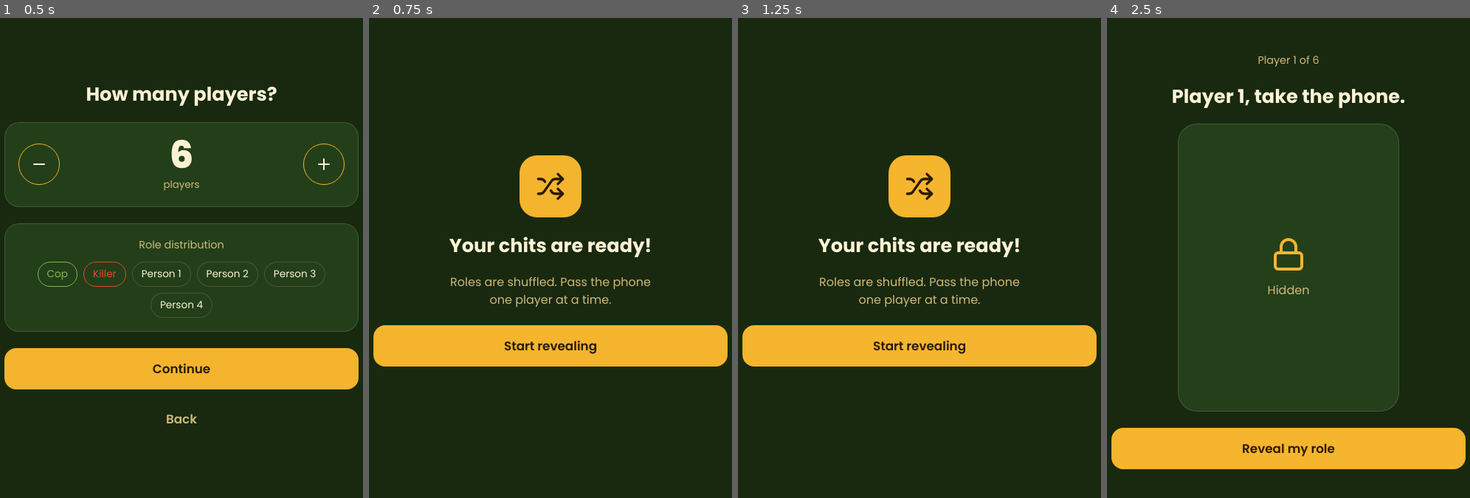
Above: before the commit, frames 1-4 (left to right).
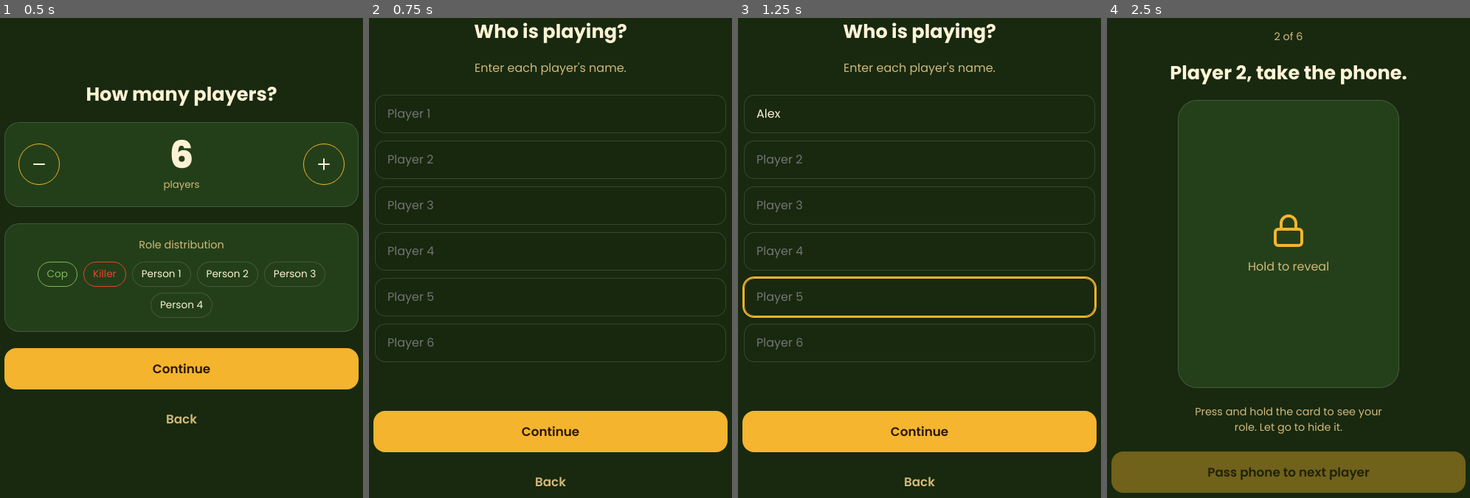
Above: after the commit, the same moments.

Repository: kumari01/cop-killer-game
Game: browser game, page index.html
The game is run twice, just before and just after one commit, with the same random seed, the same clock (stepped at 60 frames per second) and the same inputs.
Inputs (mouse positions are in pixels of both pictures, inside the frame that each line leads up to; where the layout moved, square brackets give the same spot in the first picture):
- Up to frame 1 (0.5 s): click "Start game" at 0.27 s
- Up to frame 2 (0.75 s): click "Continue" at 0.52 s
- Up to frame 3 (1.25 s): click (919, 114) at 0.77 s; type "Alex" at 0.77 s; click (919, 306) [919, 190] at 1.07 s; tap Space at 1.1 s
- Up to frame 4 (2.5 s): click (1288, 430) at 1.27 s, where only the run after the commit has a clickable "Continue"; tap Space at 1.6, 2.1 s; click (1281, 181) at 1.67 s; click "Start revealing" at 1.77 s; click (1288, 248) at 1.87 s; click (1288, 243) at 2.02 s; press the mouse at (1295, 229) [1295, 253] at 2.27 s; release the mouse at (1288, 195) [1288, 248] at 2.4 s; click (1288, 474) at 2.47 s, where only the run after the commit has a clickable "Pass phone to next player"

Frame 1 is identical in both runs. In frame 2, 23% of the frame differs, in the area x 1-99%, y 0-98%; in frame 3, 24%; in frame 4, 16%.

Commit message:
ui changes

Diff:
--- a/css/style.css
+++ b/css/style.css
@@ -37,7 +37,7 @@
 .chips li.cop{border-color:var(--cop);color:var(--cop)}
 .chips li.killer{border-color:var(--killer);color:var(--killer)}
 .progress{color:var(--muted);font-size:.9rem}
-.card-scene{perspective:1000px;width:min(78vw,300px);height:min(104vw,400px);max-height:52vh}
+.card-scene{touch-action:none;user-select:none;-webkit-user-select:none;-webkit-touch-callout:none;cursor:pointer;perspective:1000px;width:min(78vw,300px);height:min(104vw,400px);max-height:52vh}
 .card{position:relative;width:100%;height:100%;transform-style:preserve-3d;transition:transform .5s}
 .card.flipped{transform:rotateY(180deg)}
 .face{position:absolute;inset:0;backface-visibility:hidden;-webkit-backface-visibility:hidden;border-radius:26px;display:flex;flex-direction:column;align-items:center;justify-content:center;gap:12px;border:1px solid var(--line)}
@@ -49,3 +49,10 @@
 .back svg{width:56px;height:56px;color:var(--accent)}
 .role-name{font-size:2.2rem;font-weight:800;color:var(--accent)}
 .role-score{font-size:1.4rem;font-weight:600}
+.names{width:100%;display:flex;flex-direction:column;gap:10px;max-height:52vh;overflow-y:auto;padding:2px}
+.field input{width:100%;min-height:52px;border-radius:14px;border:1px solid var(--line);background:var(--bg);color:var(--text);font:inherit;padding:0 16px}
+.field input:focus{outline:2px solid var(--amber);border-color:var(--amber)}
+.error{color:var(--killer);min-height:1.4em;font-size:.9rem}
+.hint{color:var(--muted);font-size:.9rem;max-width:30ch}
+.btn:disabled{opacity:.4;cursor:not-allowed}
+.card-scene:focus-visible{outline:3px solid var(--amber);outline-offset:6px;border-radius:26px}
--- a/index.html
+++ b/index.html
@@ -40,8 +40,19 @@
       <ul class="chips" id="preview"></ul>
     </div>
     <div class="stack">
+      <button class="btn primary" data-action="names">Continue</button>
+      <button class="btn ghost" data-action="home">Back</button>
+    </div>
+  </section>
+
+  <section class="screen" id="screen-names">
+    <h2>Who is playing?</h2>
+    <p class="tagline">Enter each player's name.</p>
+    <div class="names" id="names-list"></div>
+    <p class="error" id="names-error" role="alert"></p>
+    <div class="stack">
       <button class="btn primary" data-action="generate">Continue</button>
-      <button class="btn ghost" data-action="home">Back</button>
+      <button class="btn ghost" data-action="start">Back</button>
     </div>
   </section>
 
@@ -57,9 +68,9 @@
   <section class="screen" id="screen-reveal">
     <p class="progress" id="progress"></p>
     <h2 id="turn-text">Player 1, take the phone.</h2>
-    <div class="card-scene">
+    <div class="card-scene" id="card-scene" tabindex="0" role="button" aria-label="Hold to reveal your role">
       <div class="card" id="card">
-        <div class="face front"><i data-lucide="lock"></i><span>Hidden</span></div>
+        <div class="face front"><i data-lucide="lock"></i><span>Hold to reveal</span></div>
         <div class="face back" id="card-back">
           <i id="role-icon" data-lucide="user"></i>
           <div class="role-name" id="role-name"></div>
@@ -67,9 +78,9 @@
         </div>
       </div>
     </div>
+    <p class="hint">Press and hold the card to see your role. Let go to hide it.</p>
     <div class="stack">
-      <button class="btn primary" id="btn-reveal">Reveal my role</button>
-      <button class="btn danger hidden" id="btn-hide">Hide role &amp; pass phone</button>
+      <button class="btn primary" id="btn-pass" disabled>Pass phone to next player</button>
     </div>
   </section>
 
--- a/js/app.js
+++ b/js/app.js
@@ -1,11 +1,19 @@
 /* Navigation and event wiring. */
 (() => {
-  let revealed = false;
+  let showing = false;   // role currently visible (finger held down)
+  const turn = () => UI.renderTurn(Game.playerName(), Game.playerNumber(), Game.getCount());
+  function hide() { if (showing) { UI.hideRole(); showing = false; } }
+
   const go = {
     start: () => { UI.renderSelect(Game.getCount()); UI.show('select'); },
-    home: () => { Game.reset(); UI.hideRole(); revealed = false; UI.show('home'); },
-    generate: () => { Game.start(); UI.show('ready'); },
-    'reveal-start': () => { UI.hideRole(); UI.renderTurn(Game.playerNumber(), Game.getCount()); UI.show('reveal'); },
+    home: () => { hide(); Game.reset(); UI.show('home'); },
+    names: () => { UI.renderNames(Game.getCount(), Game.getNames()); UI.show('names'); },
+    generate: () => {
+      const list = UI.readNames();
+      if (new Set(list.map(n => n.toLowerCase())).size !== list.length) { UI.showError('Each player needs a different name.'); return; }
+      Game.setNames(list); Game.start(); UI.show('ready');
+    },
+    'reveal-start': () => { UI.hideRole(); turn(); UI.show('reveal'); },
     finish: () => go.home(),
     again: () => go.start()
   };
@@ -16,14 +24,24 @@
   const step = d => UI.renderSelect(Game.setCount(Game.getCount() + d));
   UI.$('minus').onclick = () => step(-1);
   UI.$('plus').onclick = () => step(1);
-  UI.$('btn-reveal').onclick = () => { if (revealed || Game.isFinished()) return; revealed = true; UI.revealRole(Game.currentRole()); };
-  UI.$('btn-hide').onclick = () => {
-    if (!revealed) return;
-    UI.hideRole(); revealed = false; Game.advance();
-    if (Game.isFinished()) UI.show('done'); else UI.renderTurn(Game.playerNumber(), Game.getCount());
+
+  // Press and hold the card to reveal; release to hide. Repeatable during your own turn.
+  const scene = UI.$('card-scene');
+  function press() { if (showing || Game.isFinished()) return; showing = true; UI.revealRole(Game.currentRole()); UI.enablePass(); }
+  scene.addEventListener('pointerdown', e => { e.preventDefault(); try { scene.setPointerCapture(e.pointerId); } catch (_) {} press(); });
+  ['pointerup', 'pointercancel', 'lostpointercapture'].forEach(t => scene.addEventListener(t, hide));
+  scene.addEventListener('contextmenu', e => e.preventDefault());
+  scene.addEventListener('keydown', e => { if ((e.key === ' ' || e.key === 'Enter') && !e.repeat) { e.preventDefault(); press(); } });
+  scene.addEventListener('keyup', e => { if (e.key === ' ' || e.key === 'Enter') hide(); });
+  scene.addEventListener('blur', hide);
+
+  UI.$('btn-pass').onclick = () => {
+    hide(); Game.advance();
+    if (Game.isFinished()) UI.show('done'); else turn();
   };
-  // Privacy: hide a shown role if the tab/app is backgrounded.
-  document.addEventListener('visibilitychange', () => { if (document.hidden && revealed) { UI.hideRole(); revealed = false; } });
+  // Privacy: hide if the tab/app is backgrounded.
+  document.addEventListener('visibilitychange', () => { if (document.hidden) hide(); });
+
   UI.renderSelect(Game.getCount());
   UI.icons();
 })();
--- a/js/game.js
+++ b/js/game.js
@@ -1,11 +1,14 @@
 /* Game state. Secret roles live only in this closure: never stored, logged or sent. */
 const Game = (() => {
-  let count = 6, roles = [], index = 0;
+  let count = 6, names = [], roles = [], index = 0;
   return {
     getCount: () => count,
     setCount(n) { count = Math.max(Roles.MIN, Math.min(Roles.MAX, n)); return count; },
+    getNames: () => names.slice(),
+    setNames(list) { names = list.slice(0, count); },
     start() { roles = Roles.generate(count); index = 0; },
     playerNumber: () => index + 1,
+    playerName: () => names[index],
     isFinished: () => index >= roles.length,
     currentRole: () => roles[index],
     advance() { index++; if (index >= roles.length) roles = []; },
--- a/js/ui.js
+++ b/js/ui.js
@@ -18,9 +18,28 @@
     });
     $('preview').replaceChildren(frag);
   }
-  function renderTurn(num, total) {
-    $('turn-text').textContent = `Player ${num}, take the phone.`;
-    $('progress').textContent = `Player ${num} of ${total}`;
+  function renderNames(n, existing) {
+    const frag = document.createDocumentFragment();
+    for (let i = 0; i < n; i++) {
+      const wrap = document.createElement('div'); wrap.className = 'field';
+      const inp = document.createElement('input');
+      inp.type = 'text'; inp.maxLength = 16; inp.autocomplete = 'off';
+      inp.placeholder = 'Player ' + (i + 1); inp.value = existing[i] || '';
+      inp.setAttribute('aria-label', 'Name of player ' + (i + 1));
+      wrap.appendChild(inp); frag.appendChild(wrap);
+    }
+    $('names-list').replaceChildren(frag);
+    $('names-error').textContent = '';
+  }
+  function readNames() {
+    return Array.from($('names-list').querySelectorAll('input'))
+      .map((inp, i) => inp.value.trim() || 'Player ' + (i + 1));
+  }
+  const showError = msg => { $('names-error').textContent = msg; };
+  function renderTurn(name, num, total) {
+    $('turn-text').textContent = `${name}, take the phone.`;
+    $('progress').textContent = `${num} of ${total}`;
+    $('btn-pass').disabled = true;
   }
   function revealRole(role) {
     const type = Roles.typeOf(role);
@@ -31,13 +50,12 @@
     const i = document.createElement('i'); i.id = 'role-icon'; i.setAttribute('data-lucide', ICON[type]);
     old.replaceWith(i); icons();
     $('card').classList.add('flipped');
-    $('btn-reveal').classList.add('hidden'); $('btn-hide').classList.remove('hidden');
   }
   function hideRole() { // wipe secret text first; flip back without animation
     $('role-name').textContent = ''; $('role-score').textContent = '';
     $('card-back').className = 'face back';
     const c = $('card'); c.style.transition = 'none'; c.classList.remove('flipped'); void c.offsetWidth; c.style.transition = '';
-    $('btn-hide').classList.add('hidden'); $('btn-reveal').classList.remove('hidden');
   }
-  return { $, show, renderSelect, renderTurn, revealRole, hideRole, icons };
+  const enablePass = () => { $('btn-pass').disabled = false; };
+  return { $, show, renderSelect, renderNames, readNames, showError, renderTurn, revealRole, hideRole, enablePass, icons };
 })();
